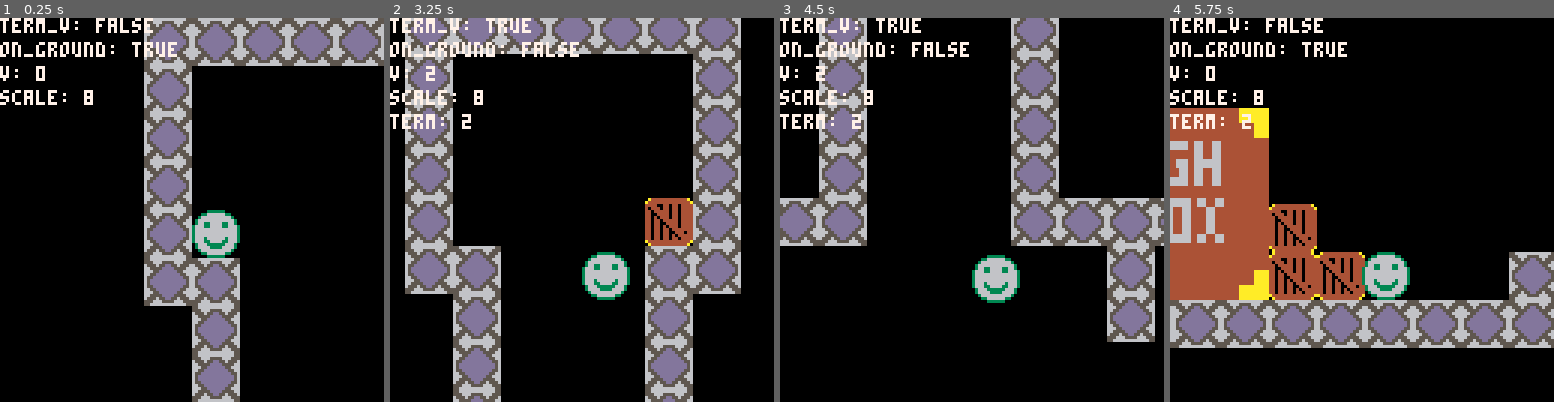
Above: before the commit, frames 1-4 (left to right).
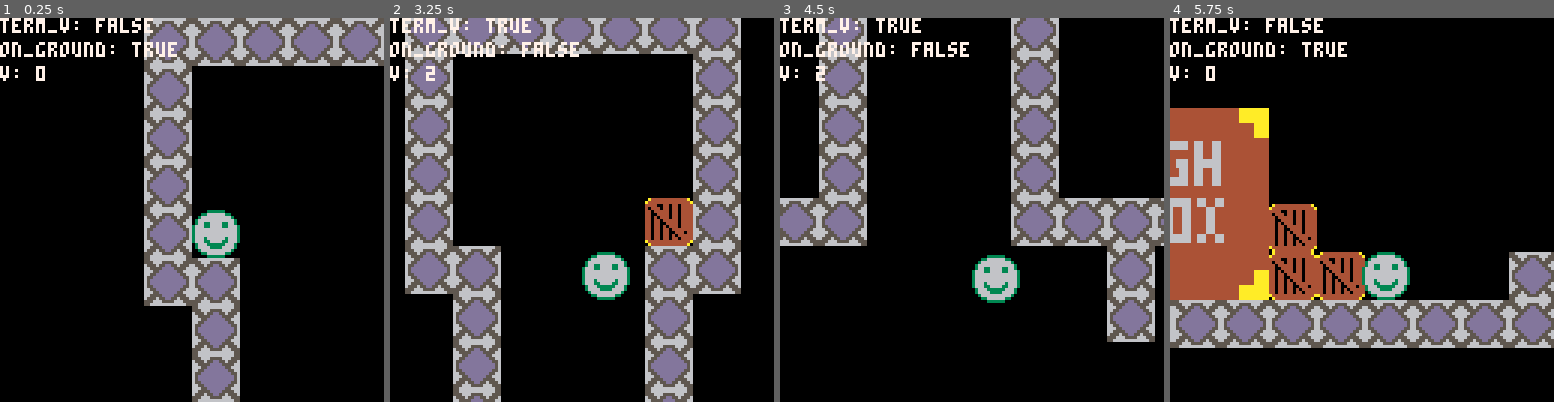
Above: after the commit, the same moments.

Repository: alixnovosi/boxventure
Game: PICO-8 cartridge boxventure.p8
Two runs of this game, one before a commit and one after it. Both use one fixed random seed, a clock stepped at 60 frames per second and the inputs below.
Inputs:
- Up to frame 1 (0.25 s): no input
- Up to frame 2 (3.25 s): tap O (Z key) at 0.33, 0.7, 1.43, 2.22, 3.1 s; tap X (X key) at 1.07, 2.07, 2.4, 2.73, 3.07 s; hold Left 1.97-2.37 s; hold Down 2.42-2.82 s; hold Right from 2.87 s (still down)
- Up to frame 3 (4.5 s): tap X (X key) every 0.33 s from 3.4 to 4.4 s; release Right at 3.53 s; hold Up 3.58-4.08 s; tap O (Z key) at 3.98 s; hold Right from 4.13 s (still down)
- Up to frame 4 (5.75 s): release Right at 4.53 s; hold Down 4.58-5.08 s; tap X (X key) every 0.33 s from 4.73 to 5.73 s; tap O (Z key) at 4.87 s; hold Left from 5.13 s (still down)

The runs differ from the first frame. In frame 1, 0.4% of the frame differs, in the area x 0-25%, y 18-23%; in frame 2, 0.7%, in the area x 0-25%, y 18-29%; in frame 3, 0.7%; in frame 4, 0.7%.

Commit message:
minor cleanups

Diff:
--- a/boxventure.p8
+++ b/boxventure.p8
@@ -122,11 +122,7 @@
         return false
     end
 
-    debug_update("term", player.term_v)
-
-    if player.vv < player.term_v then
-        return false
-    end
+    if player.vv < player.term_v then return false end
 
     return true
 end
@@ -170,7 +166,7 @@
 function draw_credits()
     cls()
     print(credits.text, credits.x, credits.y, 7)
-    print("press x/button 2 to restart", credits.x, credits.y + base_cell_size, 7)
+    print("press buttons o + x to restart", credits.x, credits.y + base_cell_size, 7)
 end
 
 function move_credits()
@@ -180,7 +176,7 @@
     if (btn(3)) then credits.y += player.move_speed end
 
     -- exit credits on button 1
-    if btn(5) then
+    if btn(4) and btn(5) then
         done = false
         _init()
     end
@@ -357,7 +353,6 @@
     if scale == nil then
         scale = spritescale
     end
-    debug_update("scale", scale)
 
     for r=0, scale-1 do
         for c=0, scale-1 do
